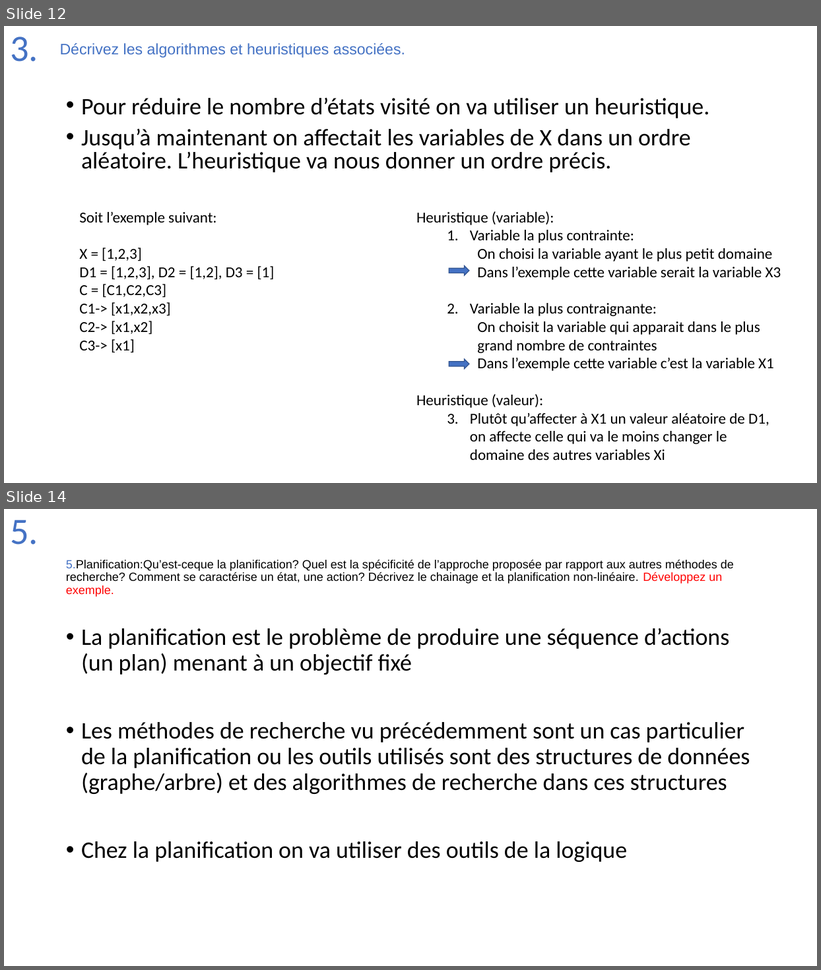
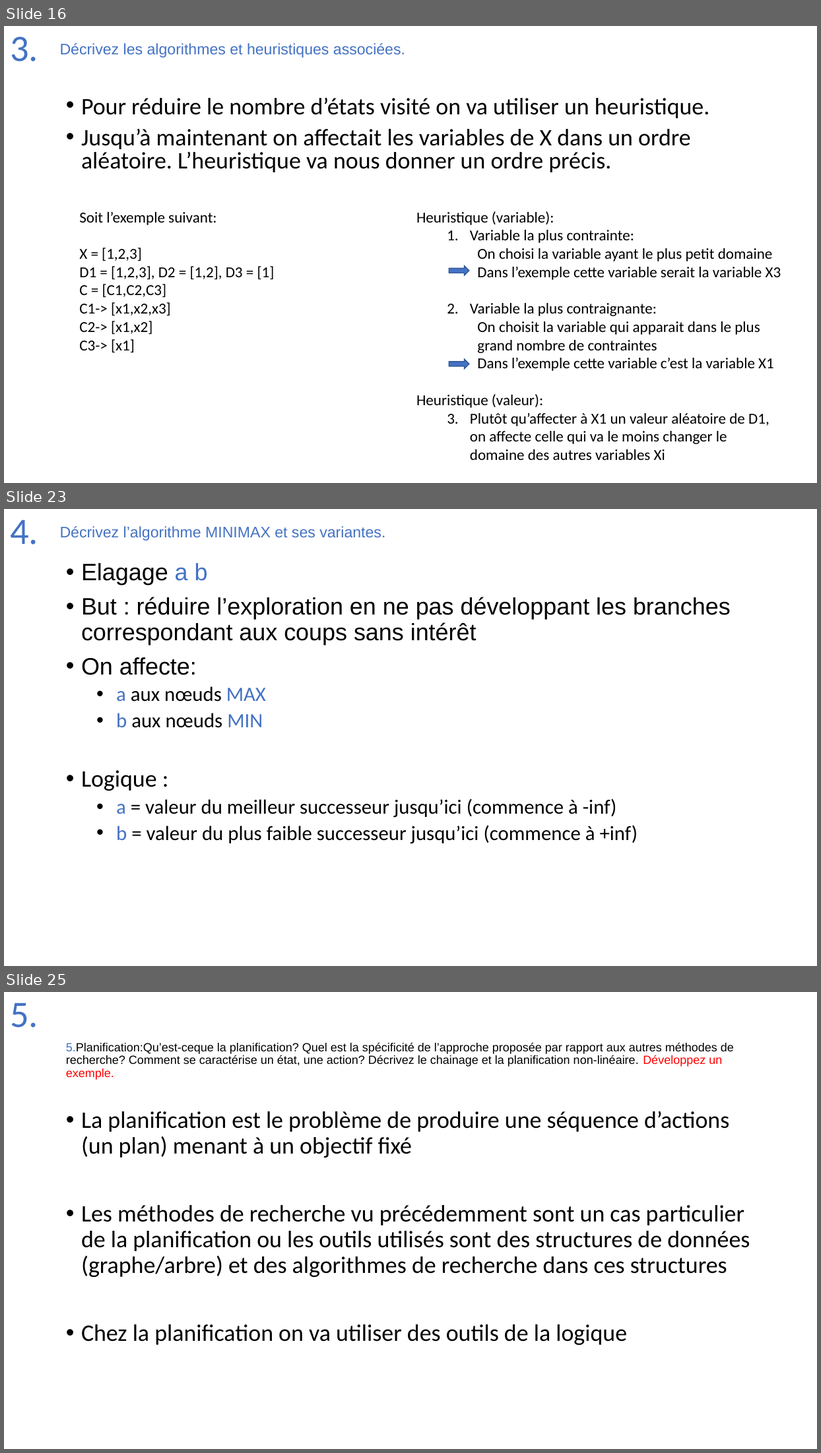
Before and after one commit to Joao-Quinta/Uni3eme, a slide deck: intelligenceArtificielle/Intelligence_artificielle_exam.pptx. Shown one above the other, each under a label of ours: slides 12 and 14 before the commit, slides 16, 23 and 25 after it; the slides between them are not shown. The pictures are 821x970 and 821x1453 pixels, drawn with LibreOffice and Linux fonts; fonts in the diff are those of the drawing. Boxes give left, top, right and bottom in pixels: in the first picture for what was removed or moved away, otherwise in the second. Text is boxed around its words. In the diff, an @@ line names an element or a change of style, - is before the commit and + after.

```diff
--- a/intelligenceArtificielle/Intelligence_artificielle_exam.pptx
+++ b/intelligenceArtificielle/Intelligence_artificielle_exam.pptx
@@ slide 23 added at [4, 509, 817, 966], background #FFFFFF @@
@@ title added at [10, 520, 38, 545], 44 pt, text #4472C4 @@
+4.
@@ text added at [60, 526, 385, 541], 18 pt, text #4472C4 @@
+Décrivez l’algorithme MINIMAX et ses variantes.
@@ text added at [81, 563, 731, 844], 24 pt, text #000000 @@
+• Elagage a b
+• But : réduire l’exploration en ne pas développant les branches correspondant aux coups sans intérêt
+• On affecte:
+  • a aux nœuds MAX
+  • b aux nœuds MIN
+• Logique :
+  • a = valeur du meilleur successeur jusqu’ici (commence à -inf)
+  • b = valeur du plus faible successeur jusqu’ici (commence à +inf)
@@ what was slide 12 is now slide 16 @@
@@ what was slide 14 is now slide 25 @@
```
Also in this commit, not shown: 5 slides changed, 12 other slides added.
